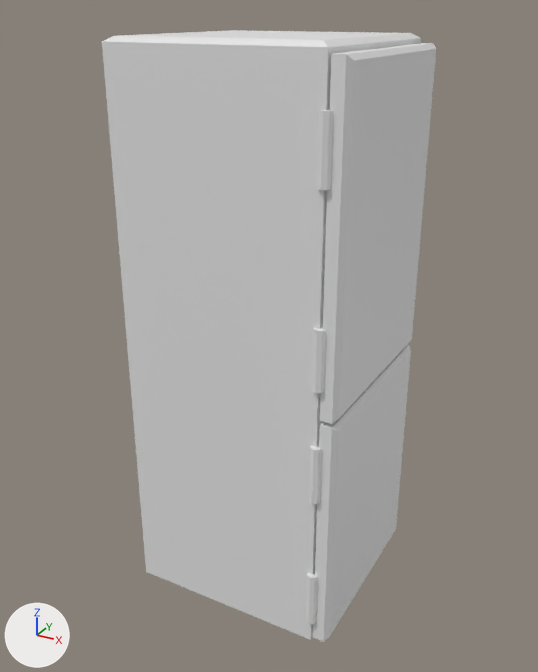
The Blender file blender/fridge.blend as it was, and as the next commit left it.
Camera for both pictures: a 50 mm camera at (1.18, -2.15, 1.97) aimed at (0.01, -0.03, 0.91). Lighting does not change. The marker at lower left points along +X, +Y and +Z. The first picture is the older version.

Objects in the first picture: 'FridgeBody', 'LowerDoor', 'UpperDoor'.
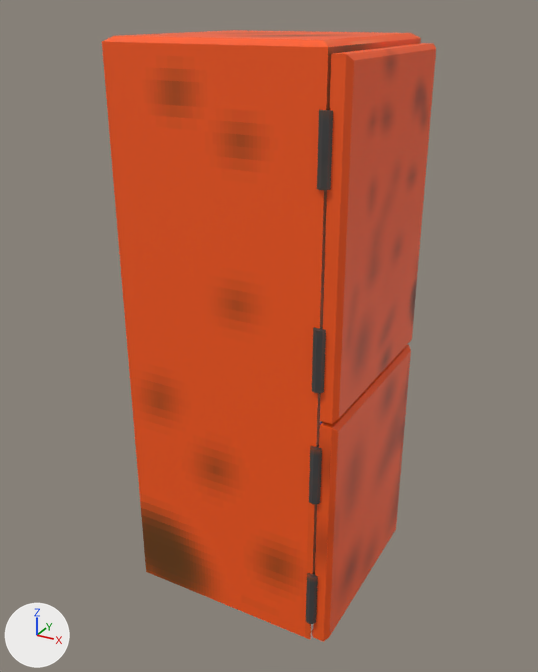
Location of each change, (x1, y1, x2, y2) in pixels of the pictures (538 x 672 px):
'UpperDoor', recoloured (white to red): (312, 43, 436, 424) in both
'LowerDoor', recoloured (white to red): (306, 345, 411, 642) in both
part 1 of me_cube_002, recoloured (white to orange): (102, 30, 421, 640) in both

Patch to the scene script:
```diff
--- a/blender/fridge.blend.py
+++ b/blender/fridge.blend.py
@@ img_lowerfridgedoortexture @@
+img_lowerfridgedoortexture = load_image('LowerFridgeDoorTexture', '_unpacked/LowerFridgeDoorTexture', 64, 64, 'sRGB')
@@ img_upperfridgedoortexture @@
+img_upperfridgedoortexture = load_image('UpperFridgeDoorTexture', '_unpacked/UpperFridgeDoorTexture', 64, 64, 'sRGB')
@@ img_fridgetexture @@
+img_fridgetexture = load_image('FridgeTexture', '_unpacked/FridgeTexture', 256, 256, 'sRGB')
@@ mat_lowerfridgedoormat @@
+mat_lowerfridgedoormat = principled_material('LowerFridgeDoorMat')
+mat_lowerfridgedoormat.texture = img_lowerfridgedoortexture
@@ mat_material @@
+mat_material = principled_material('Material')
+mat_material.texture = img_upperfridgedoortexture
@@ mat_material_015 @@
+mat_material_015 = principled_material('Material.015')
+mat_material_015.texture = img_fridgetexture
@@ me_cube_002 @@
 # used by ob_fridgebody; location = (0.0, 0.0, 0.849); scale = (0.357, 0.357, 0.9)
-me_cube_002.from_pydata(...)  # 28 vertices, 22 faces; spans x -1.0..1.0, y -1.0..1.0, z -1.0..1.16
+me_cube_002.from_pydata(...)  # 104 vertices, 78 faces; spans x -1.0..1.0, y -1.0..1.0, z -1.0..1.16
+# me_cube_002 part 1: 22 faces spanning x -1.0..1.0, y -1.0..1.0, z -1.0..1.16 switch from no material to mat_material_015 (picture img_fridgetexture)
+# edits to the shape of me_cube_002 do not show in these pictures
@@ me_cylinder_001 @@
 me_cylinder_001.from_pydata(...)  # 44 vertices, 30 faces; spans x -0.02..0.064, y -0.02..0.694, z -0.802..0.234
+me_cylinder_001.materials.append(mat_material)  # picture img_upperfridgedoortexture
@@ me_cylinder_003 @@
 me_cylinder_003.from_pydata(...)  # 44 vertices, 30 faces; spans x -0.02..0.064, y -0.02..0.694, z -0.67..0.18
+me_cylinder_003.materials.append(mat_lowerfridgedoormat)  # picture img_lowerfridgedoortexture
```
